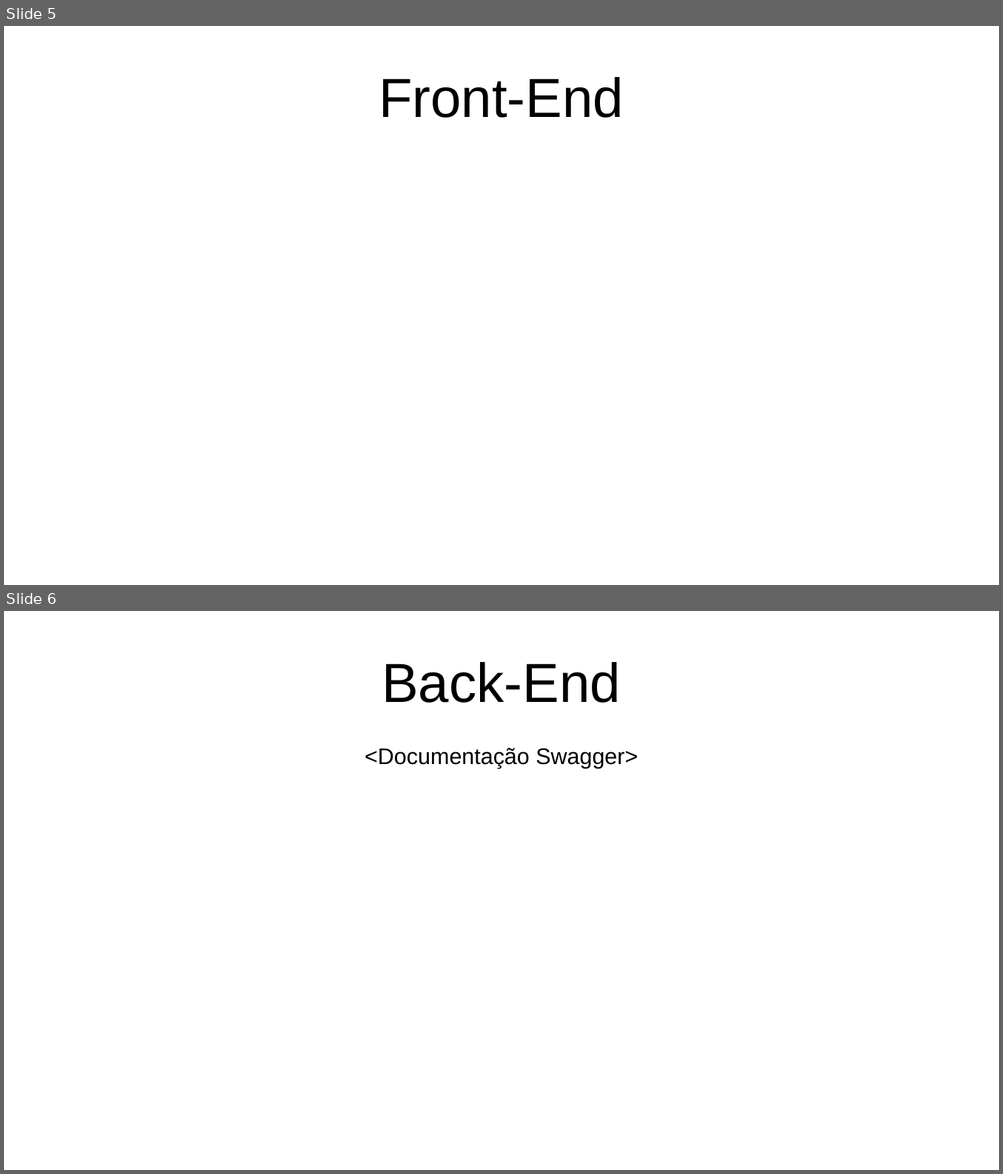
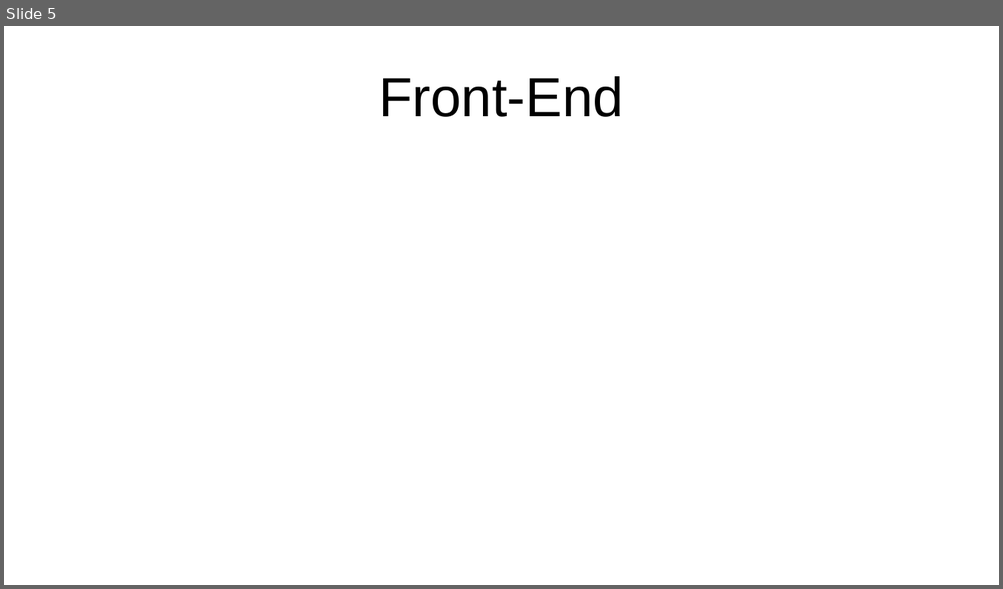
Before and after one commit to TR0NZ0D/Brazil-Career-Hub, a slide deck: Files/TCC - Final/Apresentacao_Final.pptx. Shown one above the other, each under a label of ours: slides 5 and 6 before the commit, slide 5 after it. The pictures are 1003x1174 and 1003x589 pixels, drawn with LibreOffice and Linux fonts; fonts in the diff are those of the drawing. Boxes give left, top, right and bottom in pixels: in the first picture for what was removed or moved away, otherwise in the second. Text is boxed around its words. In the diff, an @@ line names an element or a change of style, - is before the commit and + after.

```diff
--- a/Files/TCC - Final/Apresentacao_Final.pptx
+++ b/Files/TCC - Final/Apresentacao_Final.pptx
@@ slide 6 removed at (4, 611, 999, 1170), background #FFFFFF @@
@@ title removed at (381, 662, 620, 703) @@
-Back-End
@@ text removed at (364, 748, 637, 769) @@
-<Documentação Swagger>
```
Also in this commit, not shown: 2 slides changed, 6 slides added, 5 other slides removed, 3 other files.
